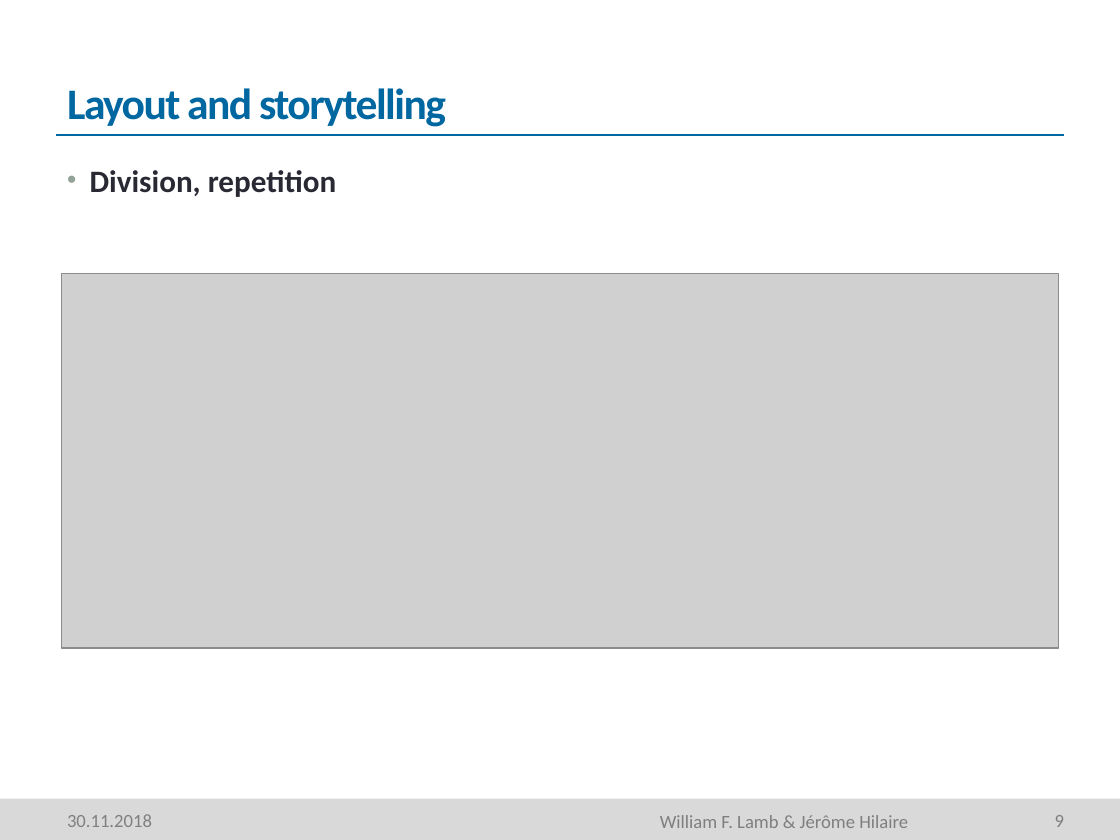
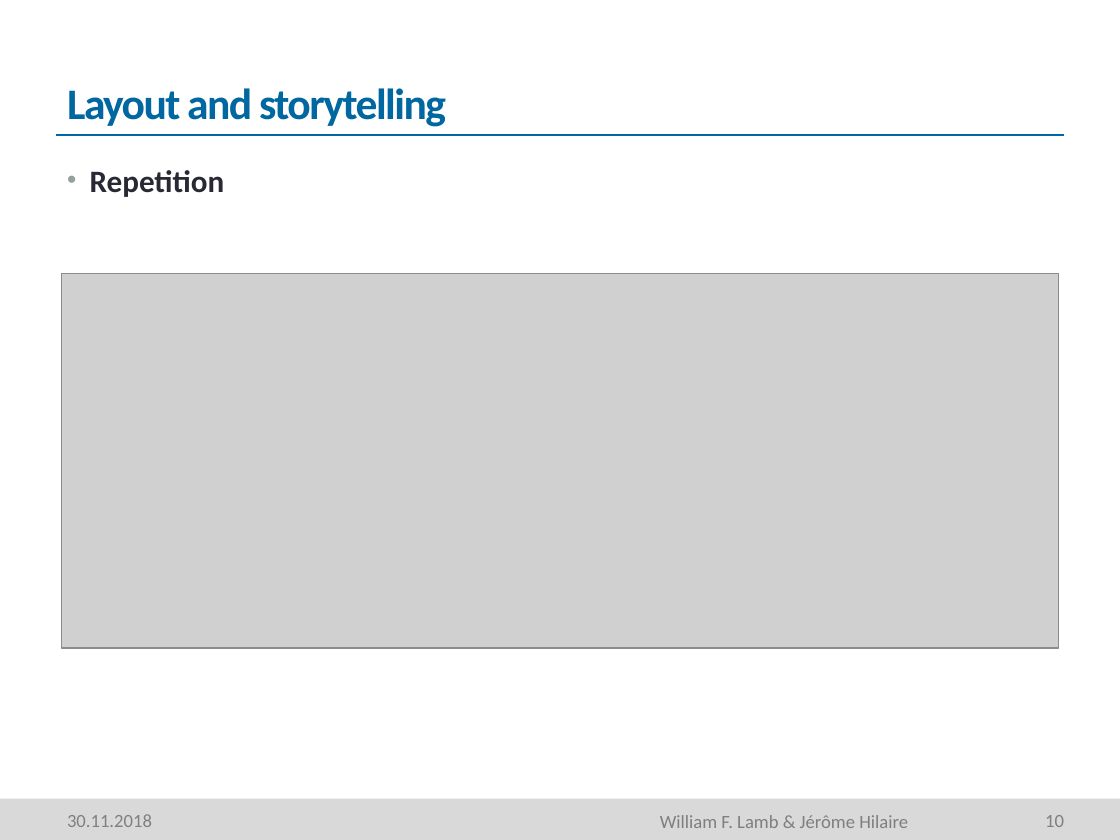
Before and after one commit to mcc-apsis/figures, a slide deck: slide 10 of Resources/Seminar part 1.pptm (slide 9 before the commit). Drawn at 1120x840 pixels with LibreOffice and Linux fonts; fonts in the diff are those of the drawing; grey boxes stand for pictures; background and template pictures are left out. Boxes give left, top, right and bottom in pixels: in the first picture for what was removed or moved away, otherwise in the second. Text is boxed around its words. In the diff, an @@ line names an element or a change of style, - is before the commit and + after.

```diff
--- a/Resources/Seminar part 1.pptm
+++ b/Resources/Seminar part 1.pptm
@@ text at [90, 170, 225, 197]: text changed @@
-• Division, repetition
+• Repetition
@@ page number at [1045, 815, 1064, 827]: text changed @@
-9
+10
```
Also in this commit, not shown: 3 other slides changed, 1 slide removed.
